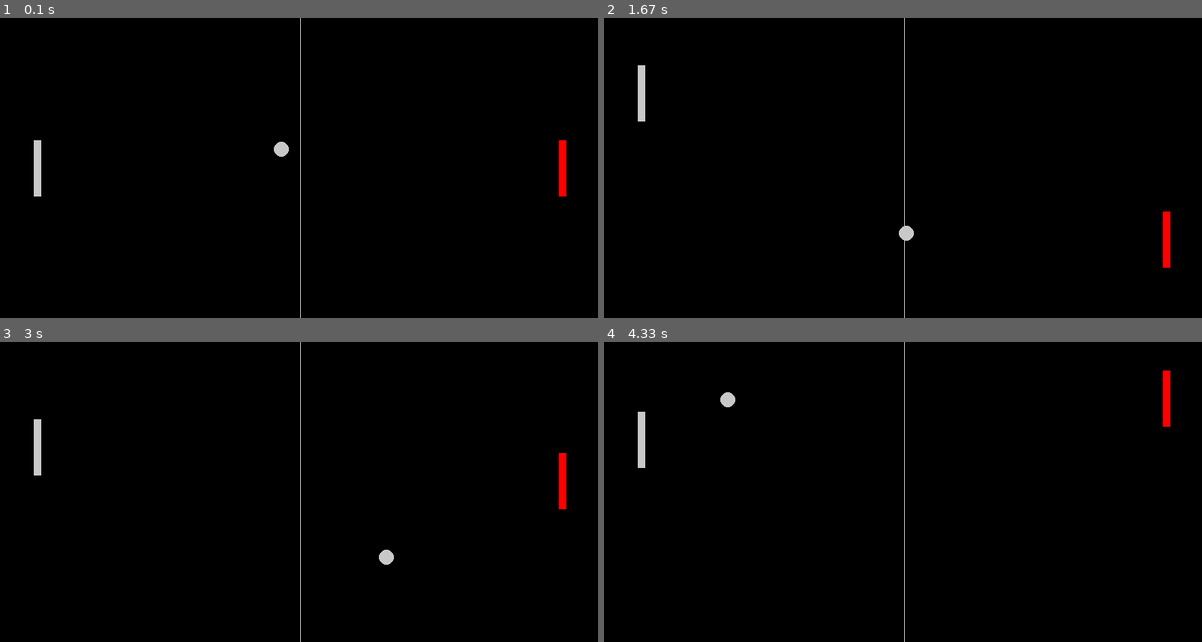
Above: before the commit, frames 1-4 (two rows, left to right).
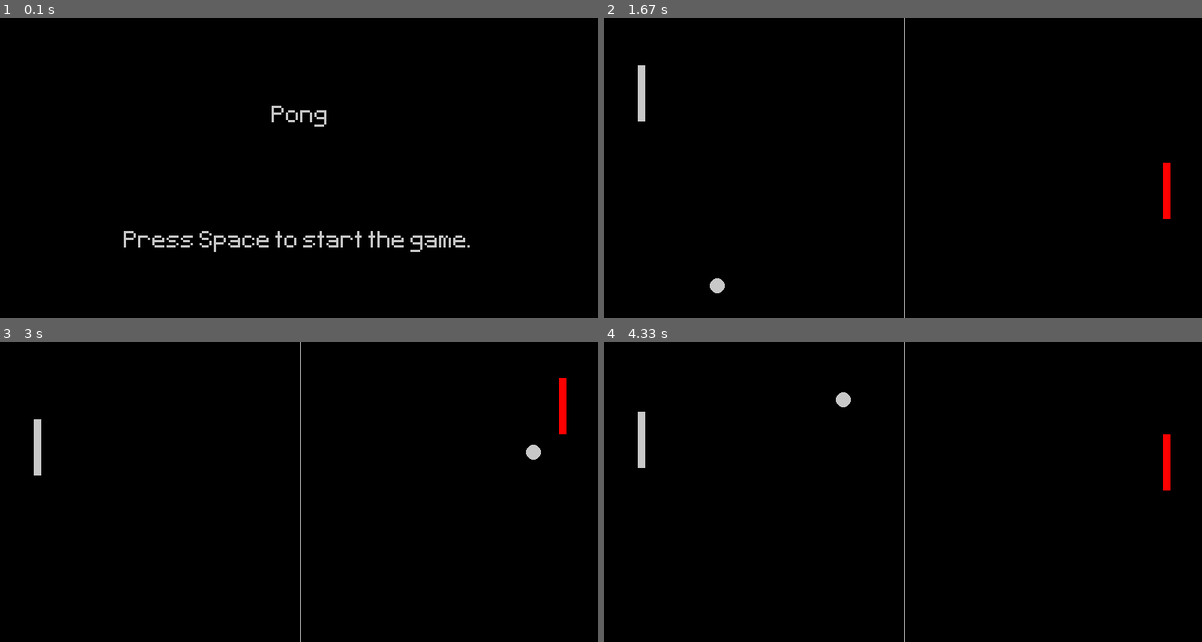
Above: after the commit, the same moments.

Repository: LifeofSwervo/Games
Game: pygame game, started from Pong/main.py
The game is run twice, just before and just after one commit, with the same random seed, the same clock (stepped at 60 frames per second) and the same inputs.
Inputs:
- Up to frame 1 (0.1 s): no input
- Up to frame 2 (1.67 s): tap Space at 0.33, 0.73, 1.03, 1.23, 1.57 s; hold Up 0.67-1.13 s; hold Down 1.17-1.47 s; hold Up from 1.5 s (still down)
- Up to frame 3 (3 s): release Up at 1.87 s; hold Down 1.9-2.27 s; tap Space at 1.97, 2.37, 2.7 s; hold Up 2.3-2.6 s; hold Down 2.63-2.93 s; hold Up from 2.97 s (still down)
- Up to frame 4 (4.33 s): tap Space at 3.03, 3.43, 3.83, 4.17 s; release Up at 3.33 s; hold Down 3.37-3.73 s; hold Up 3.77-4.07 s; hold Down from 4.1 s (still down)

The runs differ from the first frame. In frame 1, 1.8% of the frame differs, in the area x 5-95%, y 0-100%; in frame 2, 0.6%; in frame 3, 0.7%; in frame 4, 0.7%.

Commit message:
Introduction  Screen

Diff:
--- a/Pong/main.py
+++ b/Pong/main.py
@@ -8,6 +8,17 @@
 screen = pg.display.set_mode((width,height))
 pg.display.set_caption('Pong')
 clock = pg.time.Clock()
+font = pg.font.Font('font\Pixeltype.ttf', 50)
+gameActive = False
+
+# Intro Screen
+    # Name
+gameName = font.render('Pong', False, (200, 200, 200))
+gameNameRect = gameName.get_rect(center = (width / 2, height / 3))
+
+    # Start Game
+startGame = font.render ('Press Space to start the game. ', False, (200, 200, 200))
+startGameRect = startGame.get_rect(center = (width / 2, height - height / 4))
 
 player = pg.sprite.GroupSingle()
 player.add(Player(height))
@@ -22,8 +33,18 @@
             pg.quit()
             exit()
 
-    screen.fill('black')
-    level.run()
+    # Update Keys List
+        if event.type == pg.KEYDOWN:
+            if event.key == pg.K_SPACE:
+                gameActive = True
+
+    if gameActive:
+        screen.fill('black')
+        level.run()
+    else:
+        screen.blit(gameName, gameNameRect)
+        screen.blit(startGame, startGameRect)
+
 
 
 
Binary file added: Pong/Font/Pixeltype.ttf
